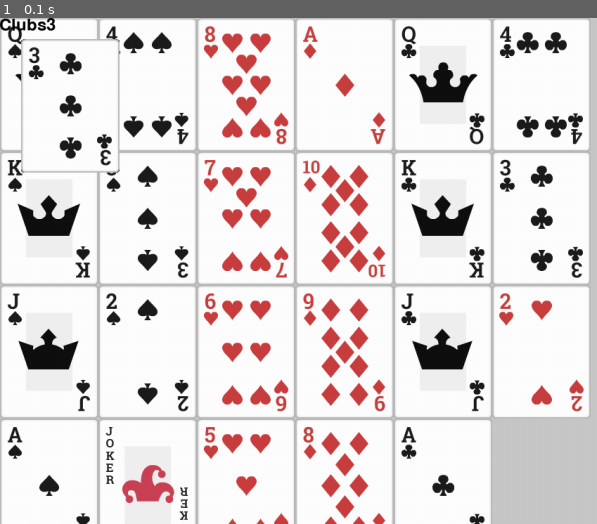
Above: before the commit, frame 1.
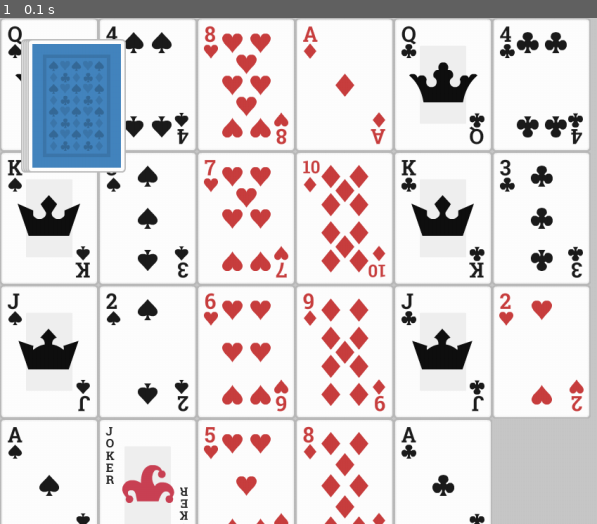
Above: after the commit, the same moment.

Repository: mrmetrix4/PygameSolitaire
Game: pygame game, started from main.py
Same seed, same stepped clock (60 frames per second), same inputs: the game is played once before the commit and once after it.
Inputs:
- Up to frame 1 (0.1 s): no input

The runs differ from the first frame. In frame 1, 4.2% of the frame differs, in the area x 0-22%, y 0-31%.

Commit message:
Added card_back sprite.

Diff:
--- a/main.py
+++ b/main.py
@@ -34,6 +34,10 @@
         settings.card_deck.append(Card(child.attrib))
     random.shuffle(settings.card_deck)
 
+    settings.card_back_sprite = (
+        pygame.image.load('assets/Cards Asset/boardgamePack_v2/PNG/Cards/cardBack_blue4.png')
+        .convert_alpha()
+    )
 
 def main():
     clock = pygame.time.Clock()
@@ -47,9 +51,10 @@
                 running_loop = False
 
         SCREEN.blit(settings.sprite_sheet, (0, 0))
-        card_name, _ = BASE_FONT.render(str(settings.card_deck[0]))
-        SCREEN.blit(card_name, (0, 0))
-        SCREEN.blit(settings.card_deck[0].card_surf, (30, 30))
+        SCREEN.blit(settings.card_back_sprite, (30, 30))
+        SCREEN.blit(settings.card_back_sprite, (33, 30))
+        SCREEN.blit(settings.card_back_sprite, (36, 30))
+        SCREEN.blit(settings.card_back_sprite, (39, 30))
 
         pygame.display.update()
     pygame.quit()
--- a/settings.py
+++ b/settings.py
@@ -2,4 +2,5 @@
 
 sprite_sheet = None
 card_deck = []
-log_level = logging.DEBUG
+log_level = logging.WARNING
+card_back_sprite = None
